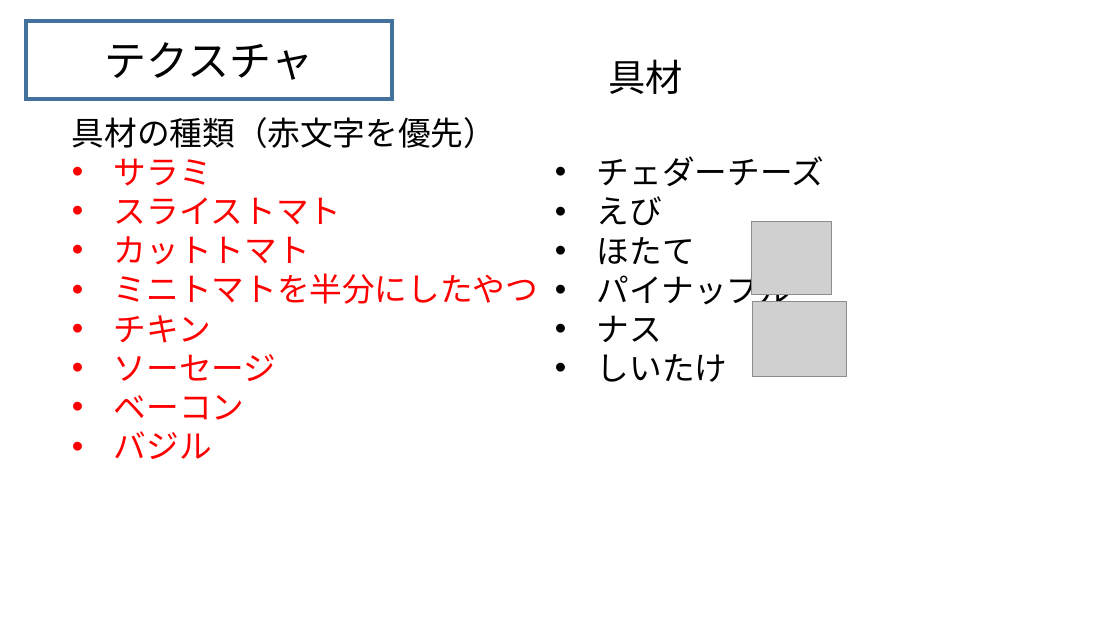
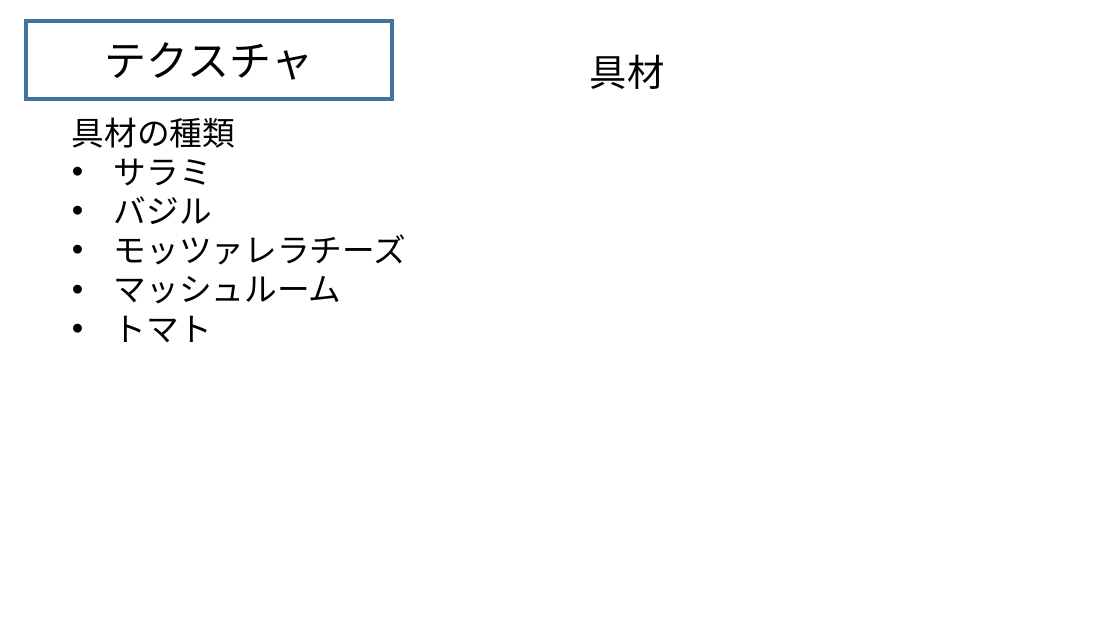
Before and after one commit to HatoriTaichi/mini_game, a slide deck: slide 15 of 仕様書/仕様書.pptx. Drawn at 1120x630 pixels with LibreOffice and Linux fonts; fonts in the diff are those of the drawing; grey boxes stand for pictures. Boxes give left, top, right and bottom in pixels: in the first picture for what was removed or moved away, otherwise in the second. Text is boxed around its words. In the diff, an @@ line names an element or a change of style, - is before the commit and + after.

```diff
--- a/仕様書/仕様書.pptx
+++ b/仕様書/仕様書.pptx
@@ text "具材": place and size @@
-text "具材" at box(609, 59, 684, 94)
+text "具材" at box(590, 54, 665, 89)
@@ text at box(72, 117, 235, 148): text changed @@
-具材の種類（赤文字を優先）
+具材の種類
@@ text at box(114, 158, 212, 224): text colour #FF0000 to #000000 in "サラミ", "バジル" @@
@@ text removed at box(597, 156, 824, 382) @@
-• チェダーチーズ
-• えび
-• ほたて
-• パイナップル
-• ナス
-• しいたけ
@@ text at box(114, 197, 538, 420): paragraphs removed @@
-• スライストマト
-• カットトマト
-• ミニトマトを半分にしたやつ
-• チキン
-• ソーセージ
-• ベーコン
@@ text at box(114, 234, 406, 342): paragraphs added @@
+• モッツァレラチーズ
+• マッシュルーム
+• トマト
@@ picture removed at box(751, 222, 832, 296) @@
@@ picture removed at box(753, 302, 846, 377) @@
```
Also in this commit, not shown: 1 other file.
